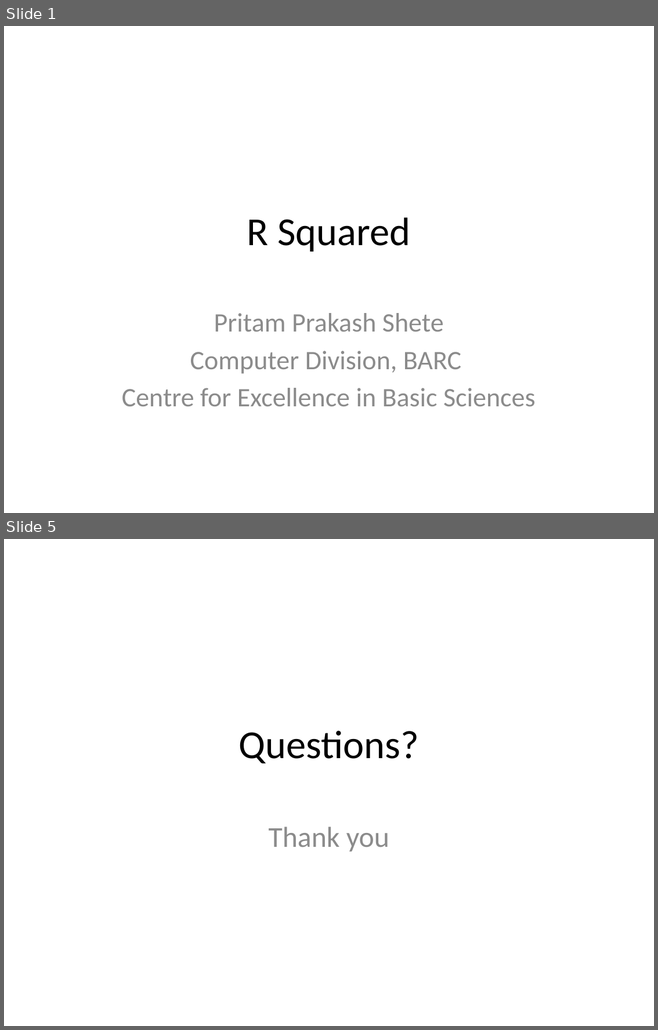
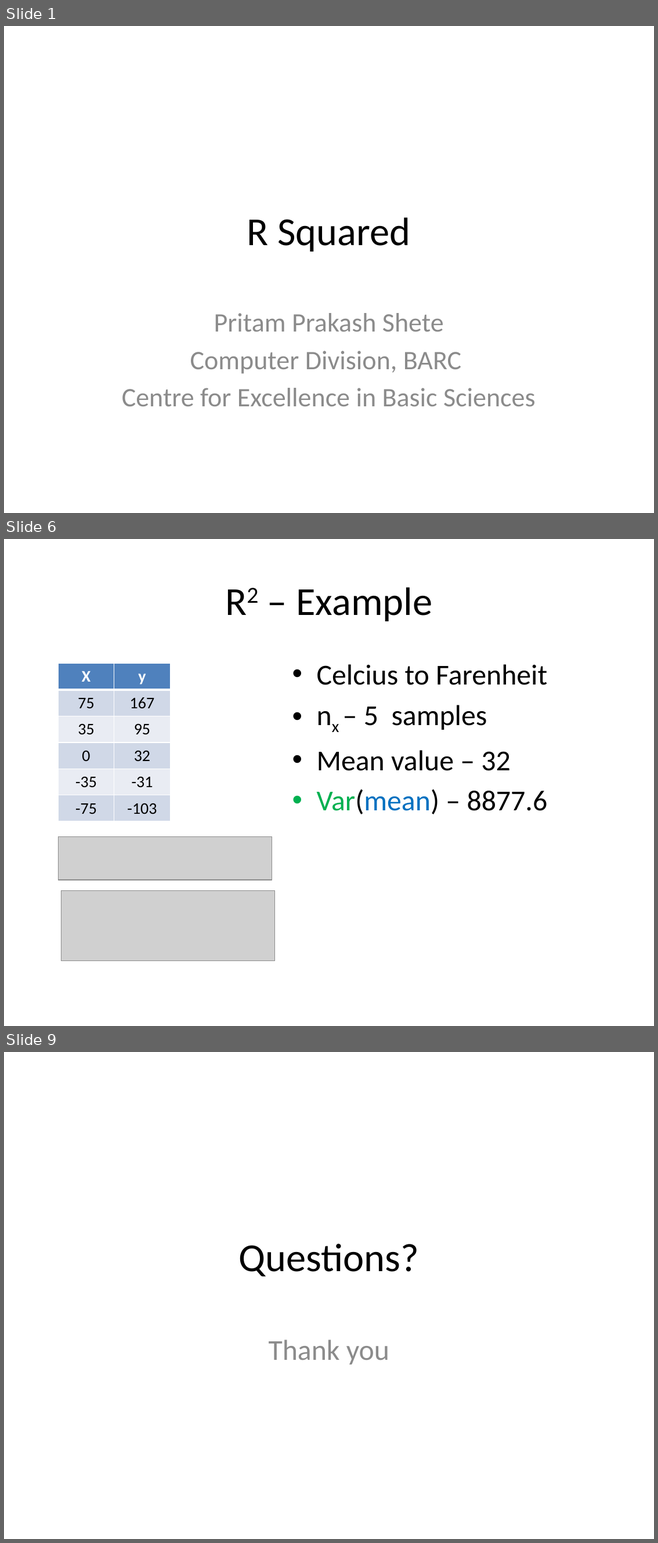
Before and after one commit to look4pritam/ArtificialIntelligence, a slide deck: Mathematics/R-Squared.pptx. Shown one above the other, each under a label of ours: slides 1 and 5 before the commit, slides 1, 6 and 9 after it; the slides between them are not shown. The pictures are 658x1030 and 658x1543 pixels, drawn with LibreOffice and Linux fonts; fonts in the diff are those of the drawing; grey boxes stand for pictures. Boxes give left, top, right and bottom in pixels: in the first picture for what was removed or moved away, otherwise in the second. Text is boxed around its words. In the diff, an @@ line names an element or a change of style, - is before the commit and + after.

```diff
--- a/Mathematics/R-Squared.pptx
+++ b/Mathematics/R-Squared.pptx
@@ slide 6 added at (4, 539, 654, 1026), background #FFFFFF @@
@@ title added at (296, 587, 433, 621), 44 pt, text #000000 @@
+R2 – Example
@@ table added at (58, 664, 170, 821), 6 rows, 2 columns @@
+X | y
+75 | 167
+35 | 95
+0 | 32
+-35 | -31
+-75 | -103
@@ text added at (317, 664, 547, 815), 32 pt, text #000000 @@
+• Celcius to Farenheit
+• nx – 5 samples
+• Mean value – 32
+• Var(mean) – 8877.6
@@ picture added at (58, 837, 271, 880) @@
@@ picture added at (61, 891, 274, 961) @@
@@ what was slide 5 is now slide 9 @@
```
Also in this commit, not shown: 3 slides changed, 3 other slides added.
